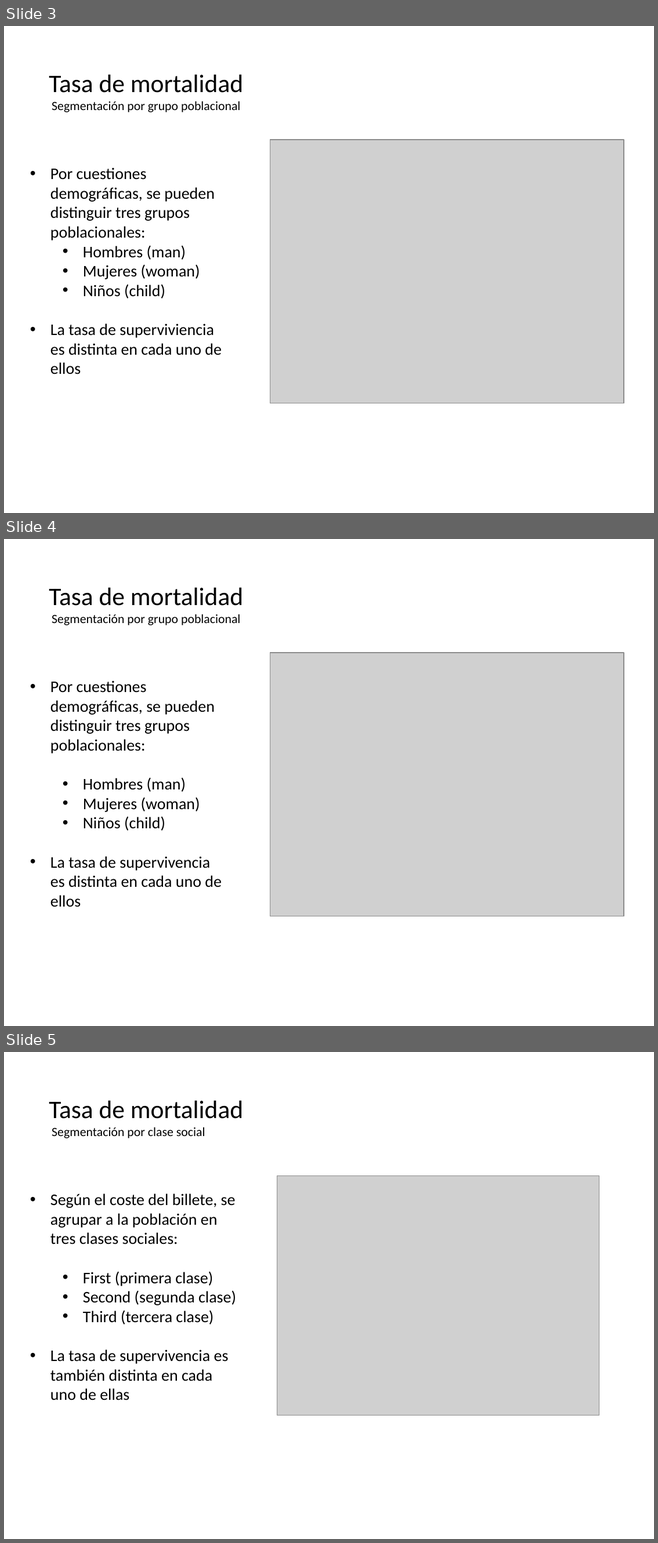
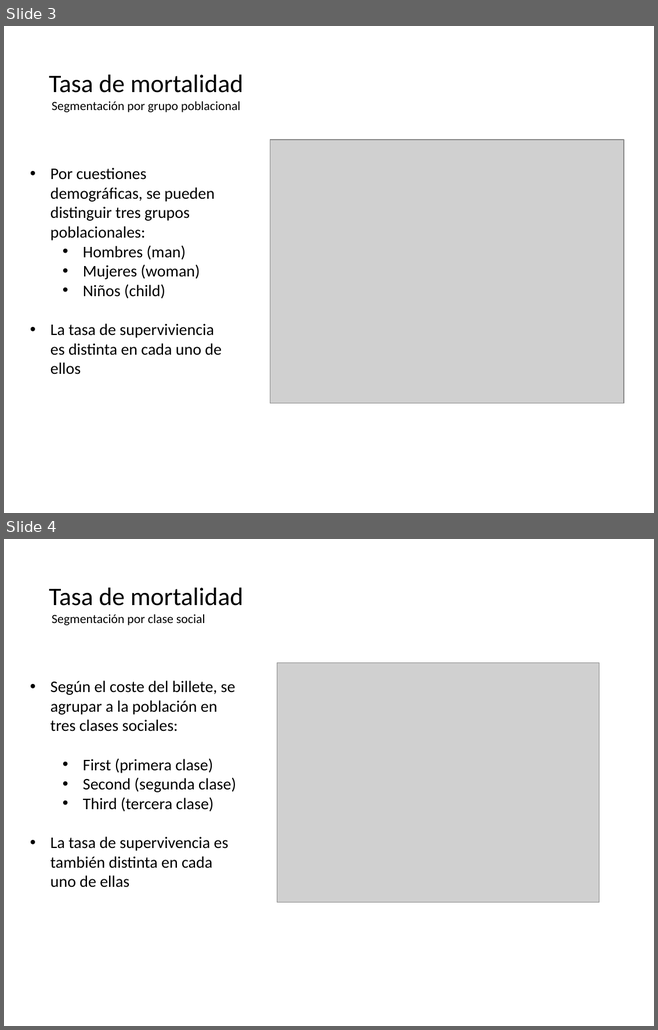
Before and after one commit to SRG2552/ONLINE_DS_THEBRIGDE_Repo_de_Sergio, a slide deck: Challenge Unidad 2 Sprint 08 - presentacion.pptx. Shown one above the other, each under a label of ours: slides 3, 4 and 5 before the commit, slides 3 and 4 after it. The pictures are 658x1543 and 658x1030 pixels, drawn with LibreOffice and Linux fonts; fonts in the diff are those of the drawing; grey boxes stand for pictures. Boxes give left, top, right and bottom in pixels: in the first picture for what was removed or moved away, otherwise in the second. Text is boxed around its words. In the diff, an @@ line names an element or a change of style, - is before the commit and + after.

```diff
--- a/Challenge Unidad 2 Sprint 08 - presentacion.pptx
+++ b/Challenge Unidad 2 Sprint 08 - presentacion.pptx
@@ slide 4 removed at [4, 539, 654, 1026], background #FFFFFF @@
@@ text removed at [49, 587, 243, 625] @@
-Tasa de mortalidad
-Segmentación por grupo poblacional
@@ picture removed at [270, 653, 623, 917] @@
@@ text removed at [50, 681, 221, 907] @@
-• Por cuestiones demográficas, se pueden distinguir tres grupos poblacionales:
-  • Hombres (man)
-  • Mujeres (woman)
-  • Niños (child)
-• La tasa de supervivencia es distinta en cada uno de ellos
@@ what was slide 5 is now slide 4 @@
```
Also in this commit, not shown: 1 other file.
